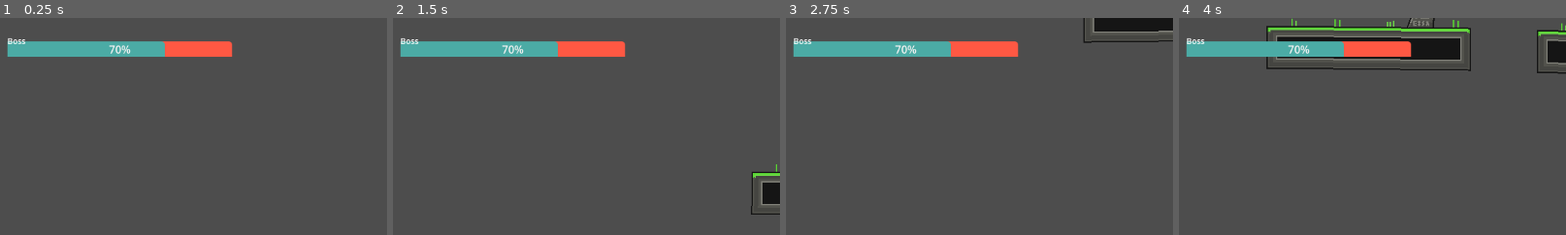
Above: before the commit, frames 1-4 (left to right).
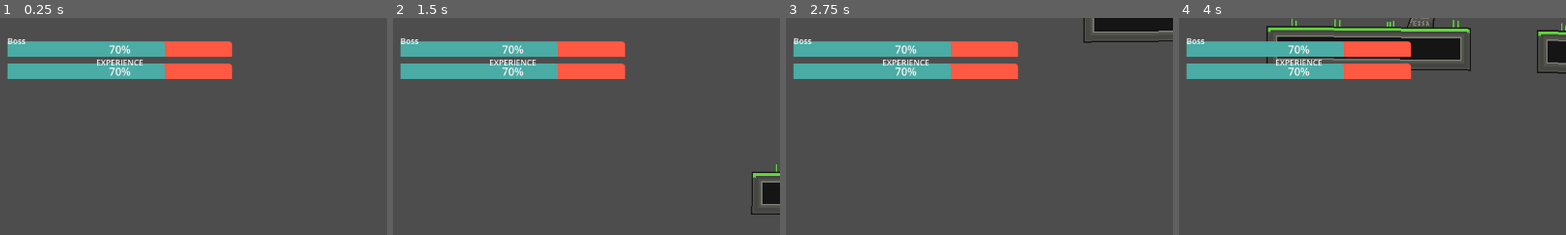
Above: after the commit, the same moments.

Repository: heh-gif-124/childofminev-4
Game: Godot game, scene res://Main.tscn
Two runs of this game, one before a commit and one after it. Both use one fixed random seed, a clock stepped at 60 frames per second and the inputs below. The project has no main scene, so this scene is started directly.
Inputs (mouse positions are % of the whole screen's width and height, from its top left):
- Up to frame 1 (0.25 s): no input
- Up to frame 2 (1.5 s): tap Enter (ui_accept) at 0.5, 0.77 s; move the mouse to (72, 45) at 0.52 s; hold D (walk_right) from 0.53 s (still down); click (72, 45) at 0.6 s; move the mouse to (30, 55) at 1.27 s; tap F (hurt_test) at 1.35 s
- Up to frame 3 (2.75 s): tap Enter (ui_accept) at 1.52 s; move the mouse to (60, 28) at 2.02 s; release D (walk_right) at 2.03 s; hold A (walk_left) from 2.03 s (still down); hold S (interact) from 2.03 s (still down)
- Up to frame 4 (4 s): move the mouse to (45, 70) at 2.77 s; release A (walk_left) at 2.78 s; release S (interact) at 2.78 s; hold D (walk_right) from 2.78 s (still down); click (45, 70) at 2.85 s; tap Enter (ui_accept) at 3.02, 3.77 s; move the mouse to (80, 65) at 3.52 s; tap F (hurt_test) at 3.6 s
The pictures show only the part of the screen within x 35-84%, y 0-50%; the shares and areas given below are measured in that part.

The runs differ from the first frame. In frame 1, 4.3% of the frame differs, in the area x 2-61%, y 19-29%; in frame 2, 4.3%; in frame 3, 4.3%; in frame 4, 4.3%.

Commit message:
ververgerg

Diff:
--- a/Main.tscn
+++ b/Main.tscn
@@ -487,6 +487,33 @@
 theme_override_font_sizes/font_size = 12
 text = "Boss"
 
+[node name="HealthBar2" type="ProgressBar" parent="CanvasLayer/BossBar" unique_id=449377274]
+layout_mode = 1
+anchors_preset = 10
+anchor_right = 1.0
+offset_left = 409.0
+offset_top = 68.0
+offset_right = -409.0
+offset_bottom = 91.0
+grow_horizontal = 2
+theme_override_styles/background = SubResource("StyleBoxFlat_fos0i")
+theme_override_styles/fill = SubResource("StyleBoxFlat_3dxm6")
+value = 70.0
+
+[node name="Label" type="Label" parent="CanvasLayer/BossBar/HealthBar2" unique_id=1297576441]
+layout_mode = 1
+anchors_preset = 5
+anchor_left = 0.5
+anchor_right = 0.5
+offset_left = -78.0
+offset_top = -10.0
+offset_right = 78.0
+offset_bottom = 7.0
+grow_horizontal = 2
+theme_override_font_sizes/font_size = 12
+text = "EXPERIENCE"
+horizontal_alignment = 1
+
 [node name="EnemySpawner" type="Timer" parent="." unique_id=464546854 node_paths=PackedStringArray("player")]
 wait_time = 5.0
 autostart = true
